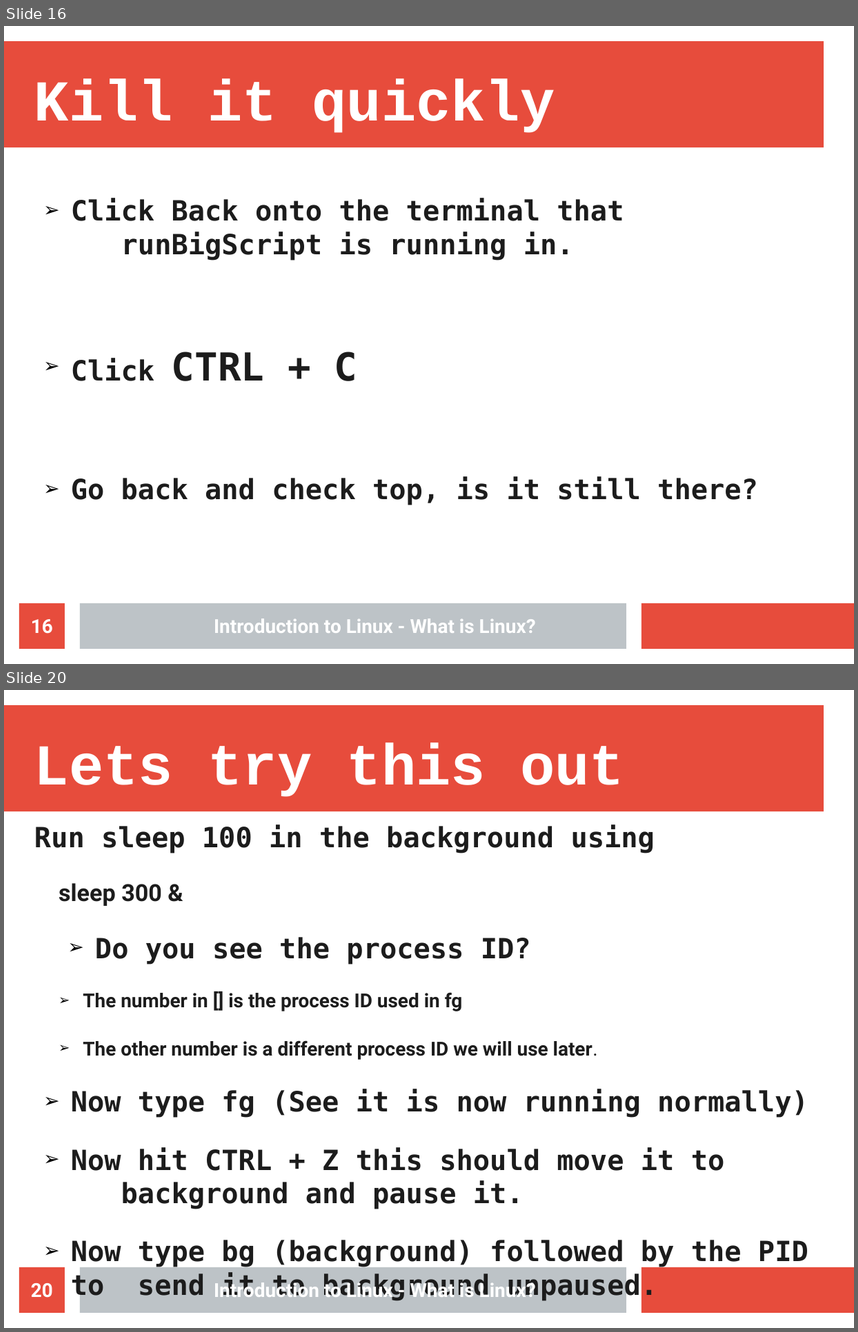
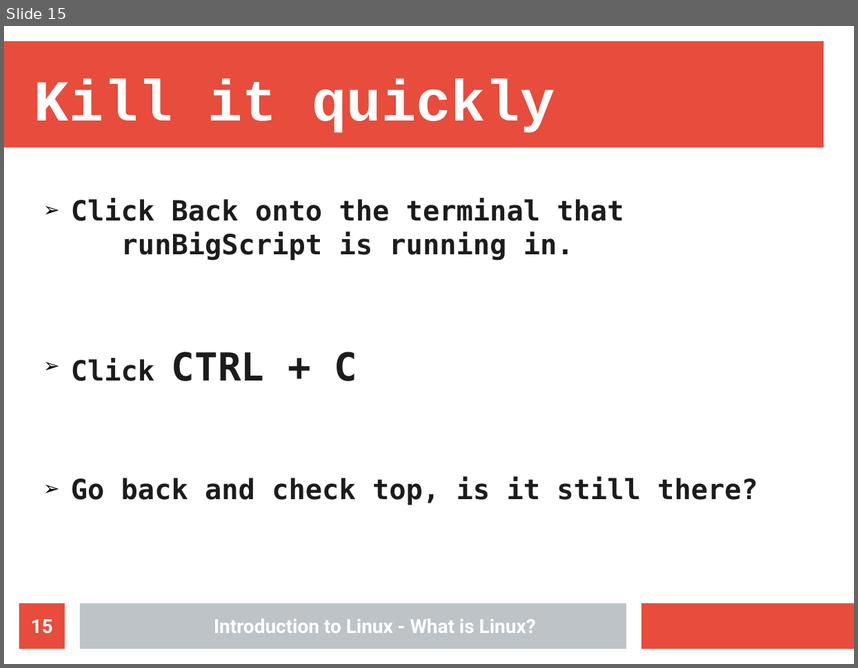
Before and after one commit to Nhlakanipho-Biyela/Intro_To_Linux_Course, a slide deck: Lecture_Slides/Lecture_4/ITL_Lecture_4_Processes.odp. Shown one above the other, each under a label of ours: slides 16 and 20 before the commit, slide 15 after it; the slides between them are not shown. The pictures are 858x1332 and 858x668 pixels, drawn with LibreOffice and Linux fonts; fonts in the diff are those of the drawing; background and template pictures are left out. Boxes give left, top, right and bottom in pixels: in the first picture for what was removed or moved away, otherwise in the second. Text is boxed around its words. In the diff, an @@ line names an element or a change of style, - is before the commit and + after.

```diff
--- a/Lecture_Slides/Lecture_4/ITL_Lecture_4_Processes.odp
+++ b/Lecture_Slides/Lecture_4/ITL_Lecture_4_Processes.odp
@@ slide 20 removed at [4,690,854,1328], background #FFFFFF; not listed: 3 template elements that a slide beside it also shows @@
@@ title removed at [34,743,624,797] @@
-Lets try this out
@@ text removed at [34,825,809,1268] @@
-Run sleep 100 in the background using
-  sleep 300 &
-➢ Do you see the process ID?
-    ➢ The number in [] is the process ID used in fg
-    ➢ The other number is a different process ID we will use later.
-➢ Now type fg (See it is now running normally)
-➢ Now hit CTRL + Z this should move it to background and pause it.
-➢ Now type bg (background) followed by the PID to send it to background unpaused.
@@ page number removed at [19,1267,65,1312] @@
-20
@@ text removed at [214,1280,536,1301] @@
-Introduction to Linux - What is Linux?
@@ what was slide 16 is now slide 15 @@
@@ page number at [31,619,53,634]: text changed @@
-16
+15
```
Also in this commit, not shown: 3 slides changed, 5 other slides removed, 1 other file.
